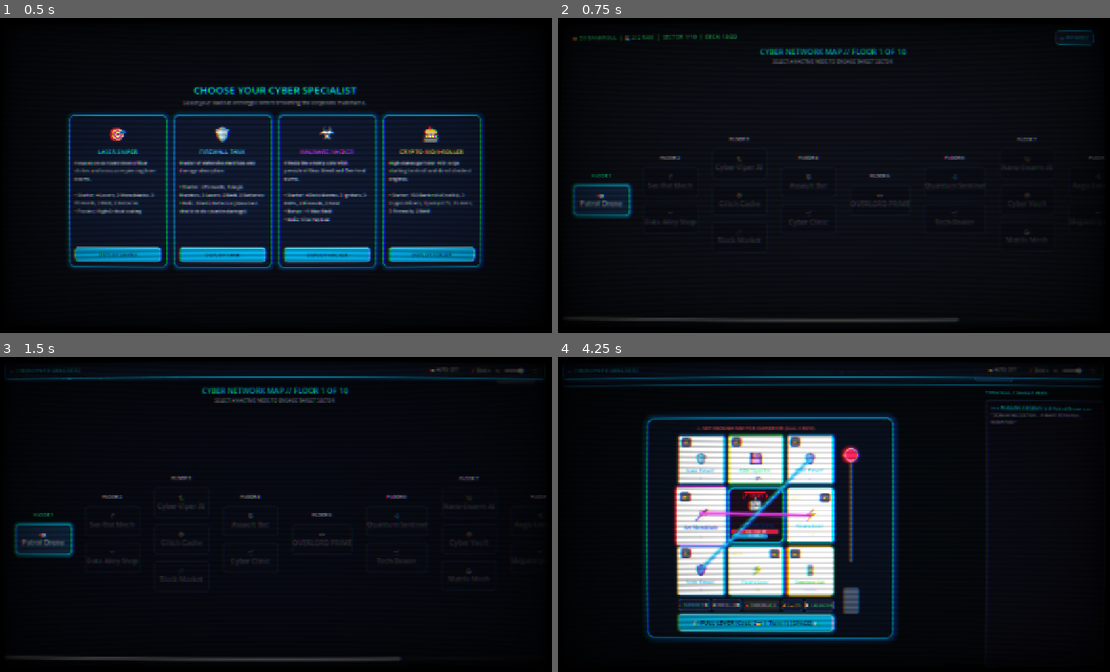
Above: before the commit, frames 1-4 (two rows, left to right).
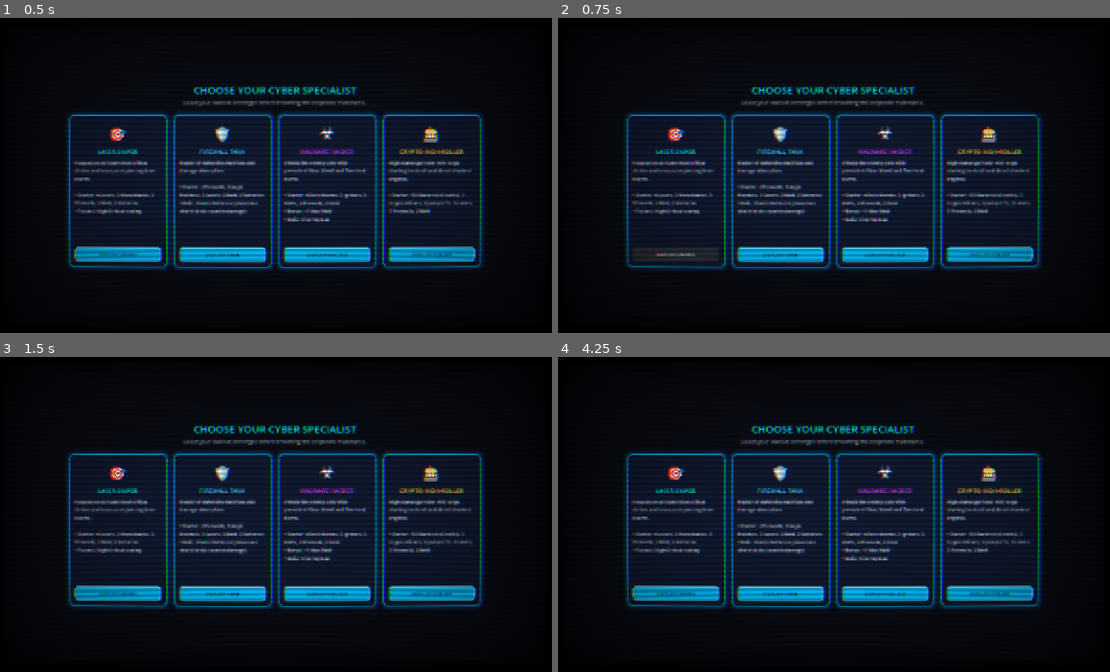
Above: after the commit, the same moments.

Repository: Rajintx/cyberspin
Game: Godot game, scene res://scenes/main.tscn
The game is run twice, just before and just after one commit, with the same random seed, the same clock (stepped at 60 frames per second) and the same inputs.
Inputs (mouse positions are in pixels of both pictures, inside the frame that each line leads up to):
- Up to frame 1 (0.5 s): no input
- Up to frame 2 (0.75 s): click "DEPLOY SNIPER" at 0.5 s
- Up to frame 3 (1.5 s): click (529, 369) at 1.25 s, where only the run before the commit has a clickable "📺 PiP MODE"
- Up to frame 4 (4.25 s): click (591, 539) at 2 s, where only the run before the commit has a clickable "🤖 Patrol Drone"; click (723, 609) at 2.75 s, where only the run before the commit has a clickable "🎲 REROLL (2💾)"; click (756, 609) at 3.5 s, where only the run before the commit has a clickable "⚡ OVERDRIVE (3💾)"

Frame 1 is identical in both runs. In frame 2, 20% of the frame differs, in the area x 2-99%, y 3-97%; in frame 3, 28%; in frame 4, 36%, in the area x 1-99%, y 3-91%.
Error after the commit: Parse Error: Could not parse global class "MapScreen" from "res://scripts/ui/map_screen.gd". (res://scripts/main.gd:5)

Commit message:
fix: resolve freeze causes - implement MapScreen.reset_view(), lock controls during hack reroll animation, and scope lambda closures in reward screen

Diff:
--- a/scripts/ui/map_screen.gd
+++ b/scripts/ui/map_screen.gd
@@ -155,3 +155,8 @@
 	btn.add_theme_stylebox_override("normal", style)
 	btn.add_theme_stylebox_override("disabled", style)
 	return btn
+
+func reset_view() -> void:
+	if map_scroll:
+		map_scroll.scroll_horizontal = 0
+	refresh_map()
--- a/scripts/ui/orbital_slot_machine.gd
+++ b/scripts/ui/orbital_slot_machine.gd
@@ -108,6 +108,8 @@
 
 func set_controls_enabled(enabled: bool) -> void:
 	can_spin = enabled
+	if enabled:
+		is_spinning = false
 	spin_button.disabled = not enabled
 	lever_knob.disabled = not enabled
 	purge_btn.disabled = not enabled
@@ -160,6 +162,8 @@
 	if RunState.spend_ram(2):
 		AudioSynth.play_laser()
 		show_banner("🎲 HACK REROLL: Unlocked reels respun!")
+		set_controls_enabled(false)
+		is_spinning = true
 		_execute_spin_visuals(false)
 	else:
 		show_banner("⚠️ NOT ENOUGH RAM FOR HACK REROLL! (Cost: 2 RAM)")
@@ -167,7 +171,7 @@
 func _on_overdrive_pressed() -> void:
 	if is_spinning or not can_spin:
 		return
-	if RunState.spend_ram(3):
+	if RunState.spend_ram(2):
 		AudioSynth.play_jackpot()
 		show_banner("⚡ OVERDRIVE: Laser Cross-Beam Guaranteed!")
 		var heavy_laser := RunState.get_symbol_by_id("laser")
@@ -181,7 +185,7 @@
 			slot_tiles[1].set_locked(true)
 			slot_tiles[5].set_locked(true)
 	else:
-		show_banner("⚠️ NOT ENOUGH RAM FOR OVERDRIVE! (Cost: 3 RAM)")
+		show_banner("⚠️ NOT ENOUGH RAM FOR OVERDRIVE! (Cost: 2 RAM)")
 
 func _on_bet_toggle_pressed() -> void:
 	AudioSynth.play_click()
--- a/scripts/ui/reward_screen.gd
+++ b/scripts/ui/reward_screen.gd
@@ -138,8 +138,9 @@
 
 		var rep_btn := Button.new()
 		rep_btn.text = "REPLACE"
+		var rep_idx := i
 		rep_btn.pressed.connect(func():
-			RunState.replace_symbol_at(i, _pending_chosen_symbol)
+			RunState.replace_symbol_at(rep_idx, _pending_chosen_symbol)
 			AudioSynth.play_jackpot()
 			replace_modal.visible = false
 			reward_completed.emit()
